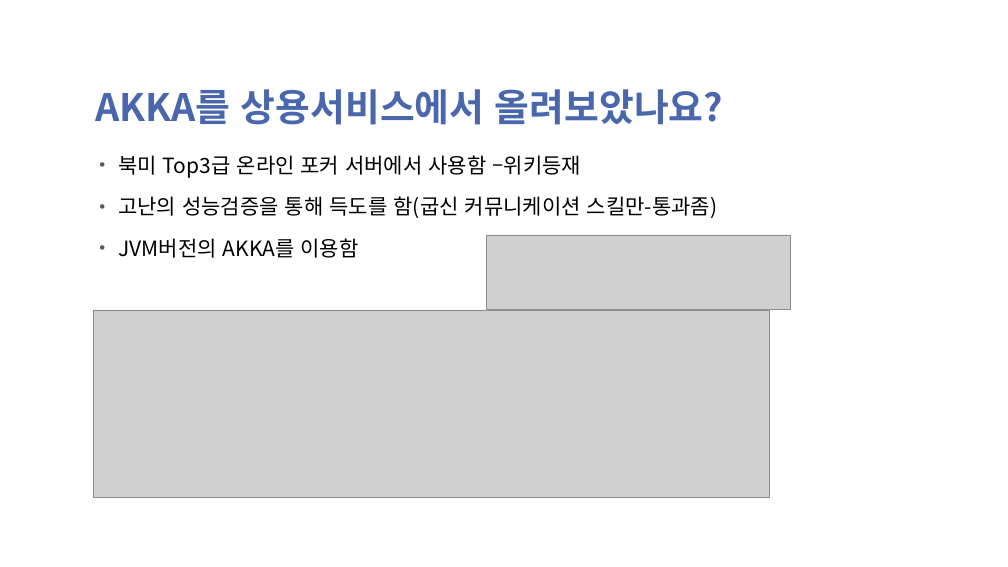
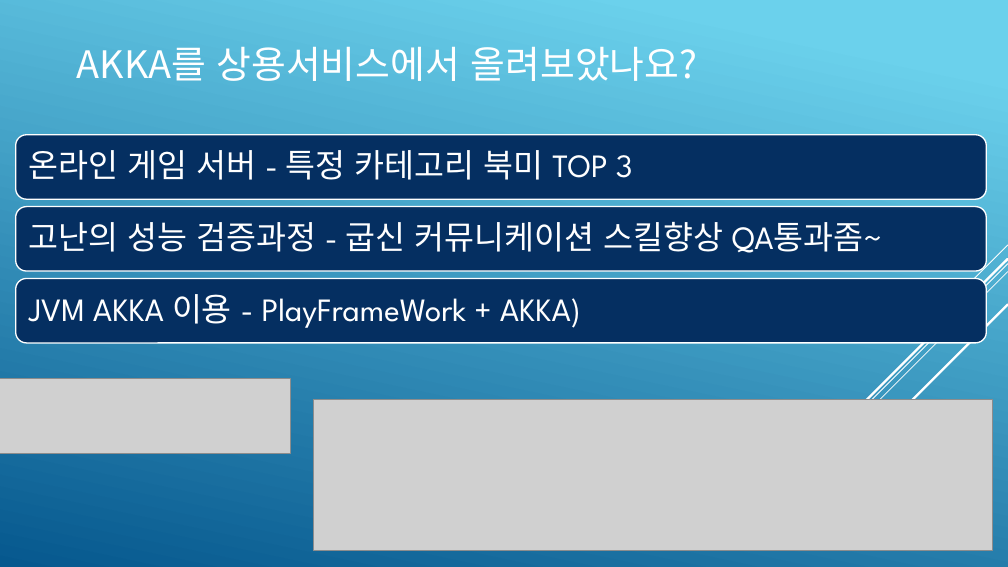
Before and after one commit to psmon/AkkaForNetCore, a slide deck: slide 4 of Doc/AKKA Introduce.pptx. Drawn at 1008x567 pixels with LibreOffice and Linux fonts; fonts in the diff are those of the drawing; grey boxes stand for pictures; background and template pictures are left out. Boxes give left, top, right and bottom in pixels: in the first picture for what was removed or moved away, otherwise in the second. Text is boxed around its words. In the diff, an @@ line names an element or a change of style, - is before the commit and + after.

```diff
--- a/Doc/AKKA Introduce.pptx
+++ b/Doc/AKKA Introduce.pptx
@@ background picture (left out) to gradient #6ED2EB to #06588E @@
@@ title "AKKA를 상용서비스에서 올려보았나요?": place and size @@
-title "AKKA를 상용서비스에서 올려보았나요?" at [96,89,723,125]
+title "AKKA를 상용서비스에서 올려보았나요?" at [77,46,698,81]
@@ title "AKKA를 상용서비스에서 올려보았나요?" at [77,46,698,81]: text colour #4A66AC to #FFFFFF, bold off; line spacing 0.8 to 1; vertical alignment bottom to middle @@
@@ text "고난의 성능 검증과정 - 굽신 ..." at [29,222,882,253]: vertical alignment top to middle @@
@@ text at [29,222,882,253]: text changed; size 20 to 31 pt; font Noto Sans CJK KR to League Spartan; text colour #000000 to #FFFFFF @@
-• 북미 Top3급 온라인 포커 서버에서 사용함 –위키등재
-• 고난의 성능검증을 통해 득도를 함(굽신 커뮤니케이션 스킬만-통과좀)
-• JVM버전의 AKKA를 이용함
+고난의 성능 검증과정 - 굽신 커뮤니케이션 스킬향상 QA통과좀~
@@ group added at [16,135,987,343]: 3 rounded rectangles, 2 texts @@
+온라인 게임 서버 - 특정 카테고리 북미 TOP 3
+JVM AKKA 이용 - PlayFrameWork + AKKA)
@@ group added at [761,245,1008,510]: 5 lines @@
@@ picture: place and size @@
-picture at [486,235,790,310]
+picture at [0,379,290,454]
@@ picture: place and size @@
-picture at [93,310,770,497]
+picture at [313,400,992,551]
```
Also in this commit, not shown: 21 other slides changed.
